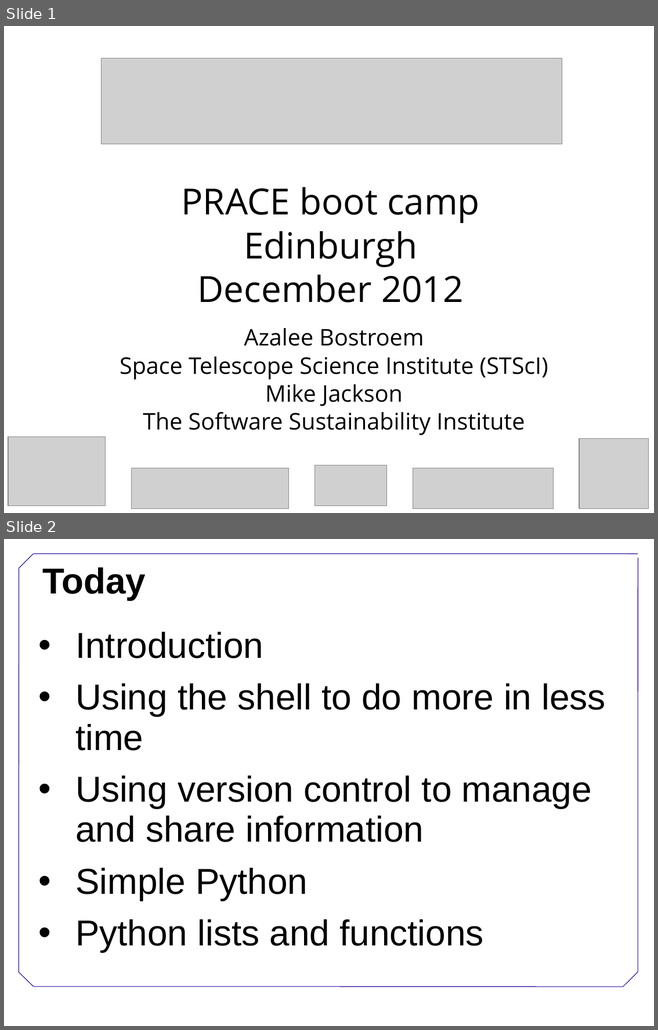
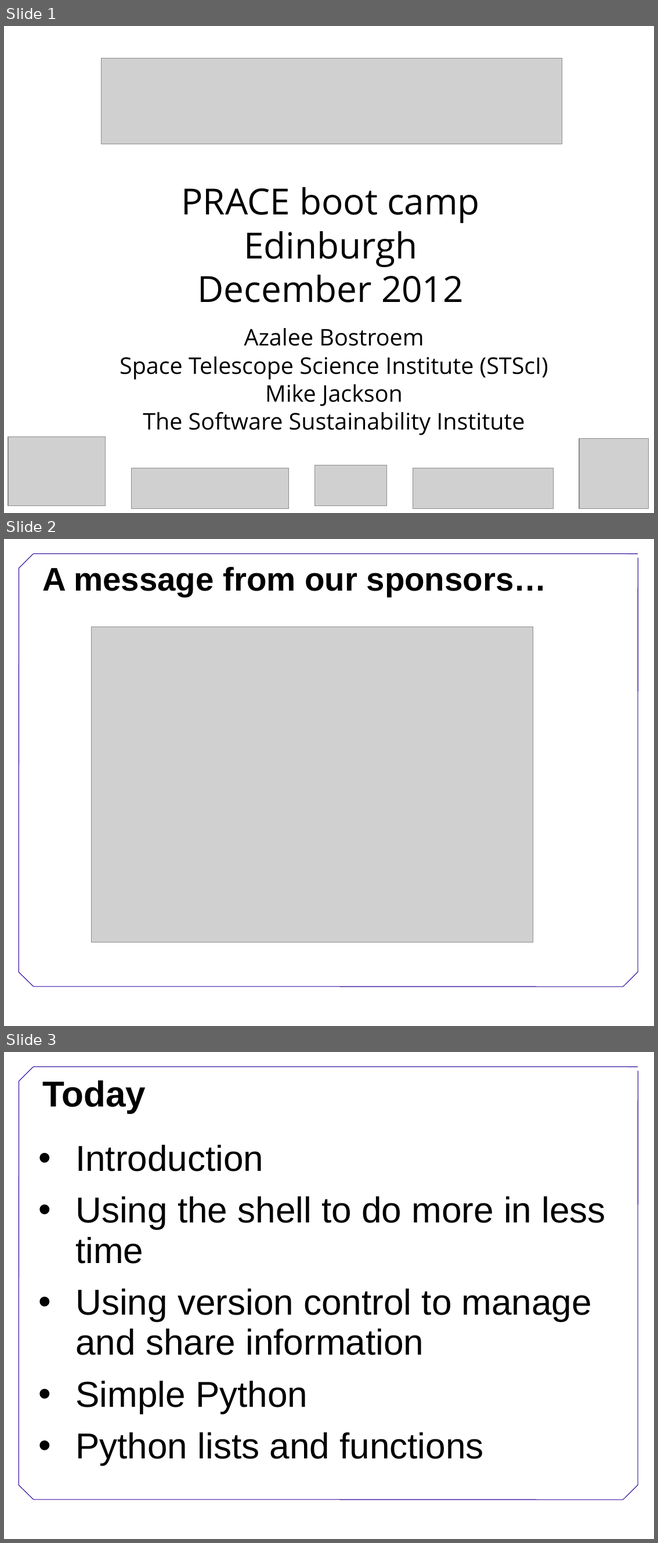
Before and after one commit to swcarpentry/DEPRECATED-boot-camps, a slide deck: Welcome.ppt. Shown one above the other, each under a label of ours: slides 1 and 2 before the commit, slides 1, 2 and 3 after it. The pictures are 658x1030 and 658x1543 pixels, drawn with LibreOffice and Linux fonts; fonts in the diff are those of the drawing; grey boxes stand for pictures; background and template pictures are left out. Boxes give left, top, right and bottom in pixels: in the first picture for what was removed or moved away, otherwise in the second. Text is boxed around its words. In the diff, an @@ line names an element or a change of style, - is before the commit and + after.

```diff
--- a/Welcome.ppt
+++ b/Welcome.ppt
@@ slide 2 added at bbox=[4, 539, 654, 1026], background #FFFFFF; not listed: 8 template elements that a slide beside it also shows @@
@@ title added at bbox=[42, 567, 546, 596], 40 pt, text #000000, bold @@
+A message from our sponsors…
@@ picture added at bbox=[91, 627, 534, 942] @@
@@ what was slide 2 is now slide 3 @@
```
Also in this commit, not shown: 2 slides changed.
